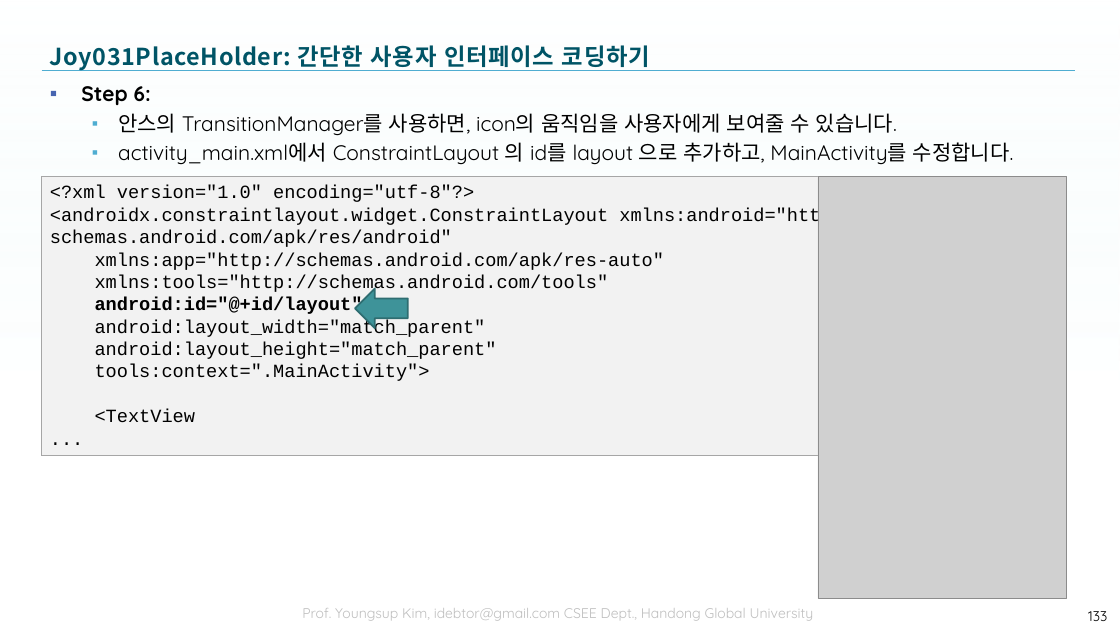
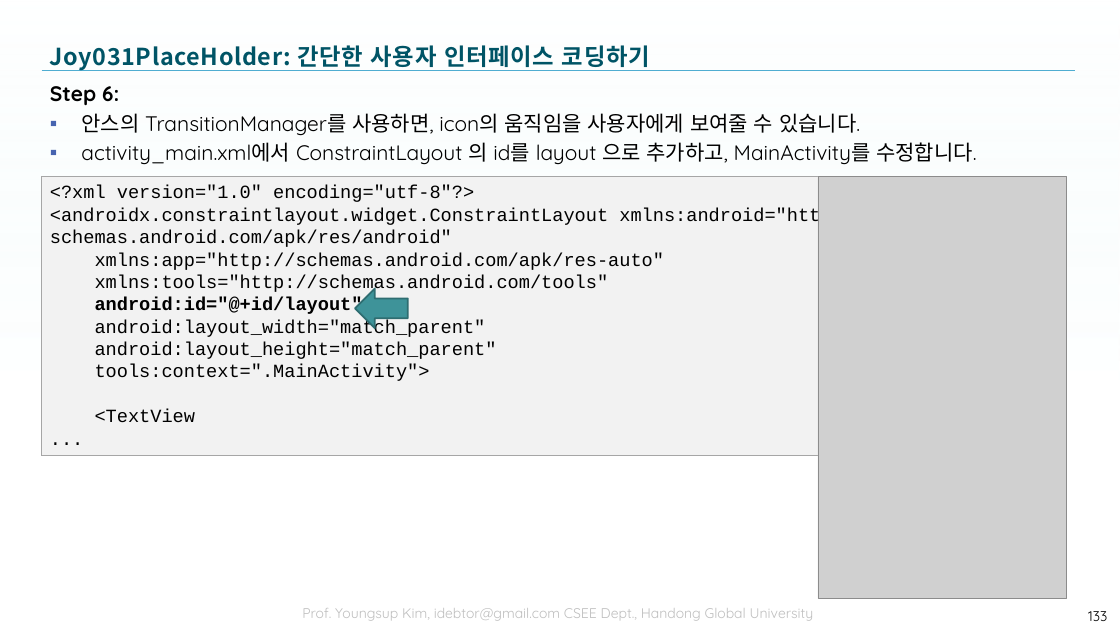
Before and after one commit to tae7841/HuStarAS, a slide deck: slide 133 of ppts/03Widget.pptx. Drawn at 1120x630 pixels with LibreOffice and Linux fonts; fonts in the diff are those of the drawing; grey boxes stand for pictures; background and template pictures are left out. Boxes give left, top, right and bottom in pixels: in the first picture for what was removed or moved away, otherwise in the second. Text is boxed around its words. In the diff, an @@ line names an element or a change of style, - is before the commit and + after.

```diff
--- a/ppts/03Widget.pptx
+++ b/ppts/03Widget.pptx
@@ text "Step 6:" at <box>50,86,976,165</box>: bullet ▪ to none; list level 2 to 1 in "안스의 TransitionManager를 사용하면, icon의 움직임을 ..."; bullet colour #4FADD1 to #4764B0; list level 2 to 1 in "activity_main.xml에서 ConstraintLayout 의 id를 layout ..." @@
```
Also in this commit, not shown: 13 other slides changed, 1 slide added, 1 slide removed.
